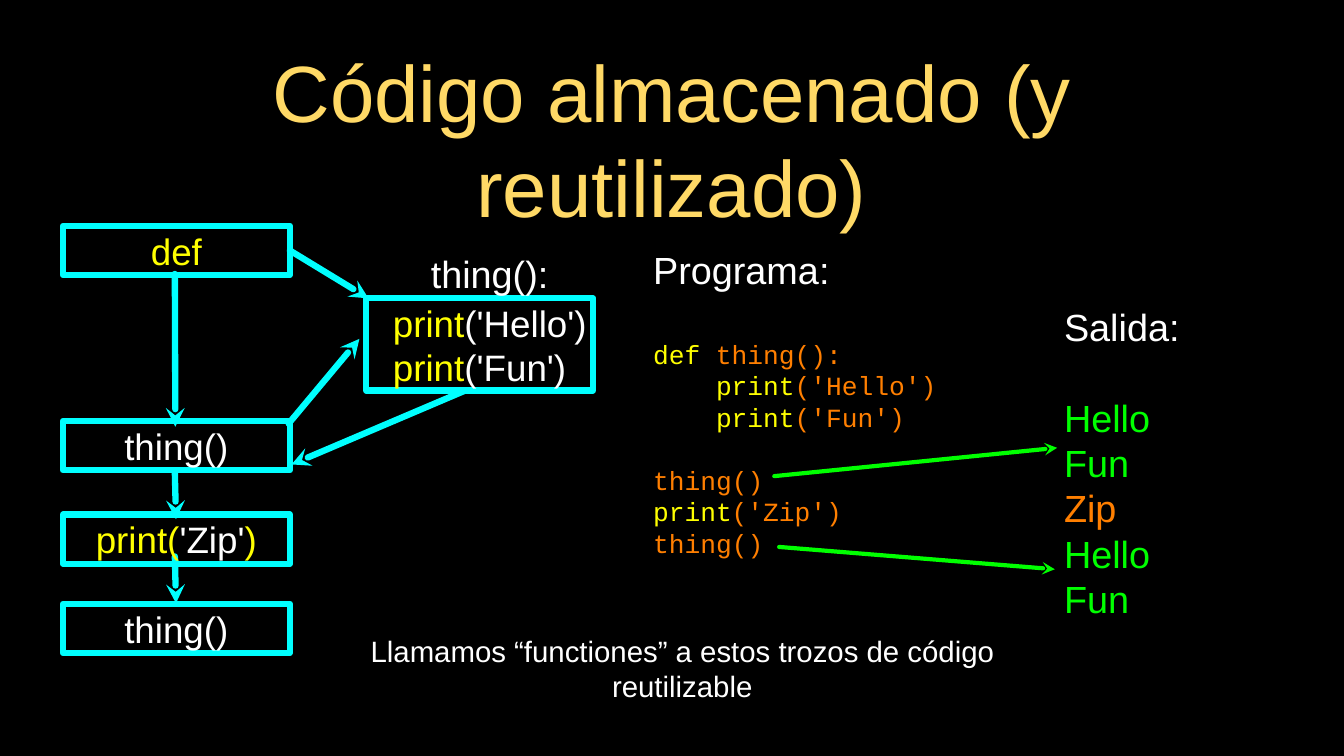
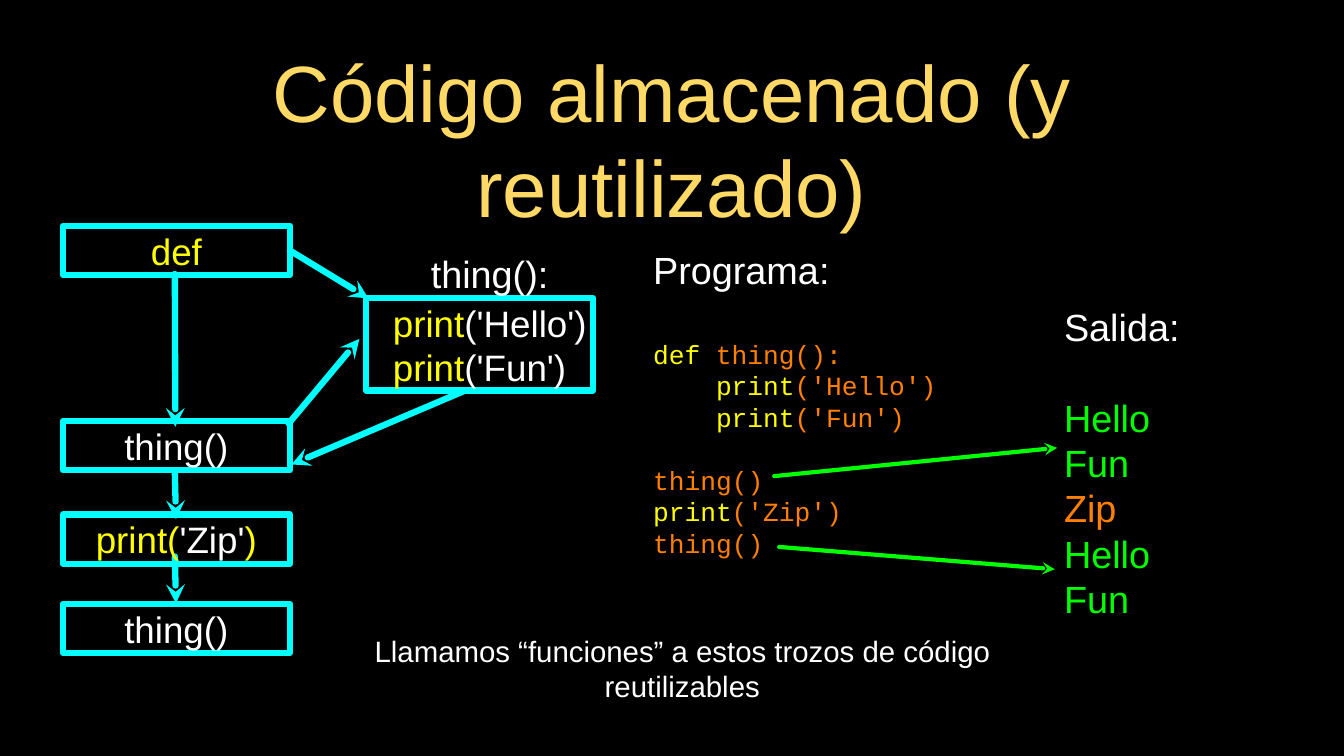
Before and after one commit to mentecatoDev/presentaciones, a slide deck: slide 2 of 04-Funciones.odp. Drawn at 1344x756 pixels with LibreOffice and Linux fonts; fonts in the diff are those of the drawing. Boxes give left, top, right and bottom in pixels: in the first picture for what was removed or moved away, otherwise in the second. Text is boxed around its words. In the diff, an @@ line names an element or a change of style, - is before the commit and + after.

```diff
--- a/04-Funciones.odp
+++ b/04-Funciones.odp
@@ text at box(375, 640, 990, 698): text changed @@
-Llamamos “functiones” a estos trozos de código reutilizable
+Llamamos “funciones” a estos trozos de código reutilizables
```
Also in this commit, not shown: 5 other files.
